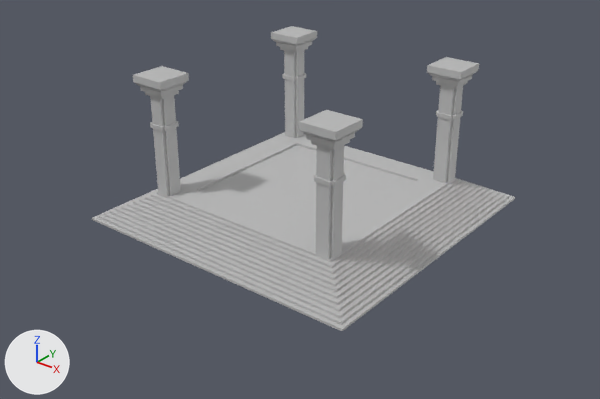
A saved change to the FBX model PROJ/Assets/Art/Meshes/GridPlatforms/SM_GridPlatform_Stairs1.fbx.
Both versions are drawn from a 50 mm lens placed at (44.5, -57.0, 36.1), pointed at (0.8, -2.4, 2.2). The axes (+X, +Y, +Z) are drawn at lower left. The lights are the same throughout. Where no turn or scale is listed for an object, it has been applied to the vertices.

The first picture shows 'Pillar_Hat', 'Pillar_Hat.001', 'Pillar_Hat.002', 'Pillar_Hat.003', 'Pillar_Square11', 'Pillar_Square11.001', 'Pillar_Square11.002', 'Pillar_Square11.003', 'Platform'.
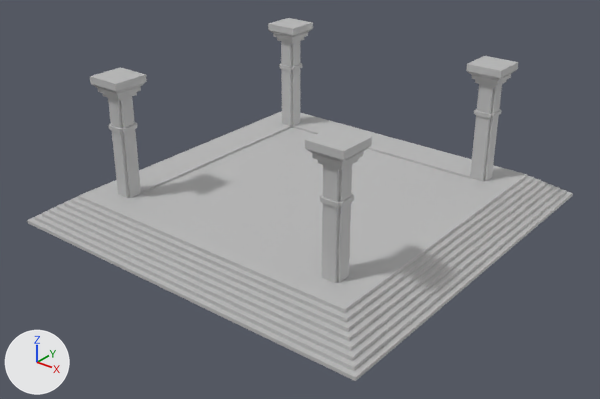
ob_pillar1 is not drawn itself; it is the parent of ob_pillar_square11, ob_pillar_hat.
ob_pillar2 is not drawn itself; it is the parent of ob_pillar_hat_001, ob_pillar_square11_001.

Where the newer file only moved an object's origin or applied its transform, the numbers keep the older frame.

Where the change shows, as pixel boxes (x1, y1, x2, y2) in the pictures (600 x 399 px; the box of a moved part takes in the faces that stretch with it):
'Platform', mesh rescaled, reshaped, moved (29% wider, 36% taller): before (92, 132, 515, 331); after (27, 111, 573, 381)
'Pillar_Square11.001', reshaped, moved, turned: before (150, 95, 181, 196); after (108, 97, 141, 198)
'Pillar_Square11.002', mesh moved: before (314, 145, 346, 259); after (320, 165, 354, 283)
'Pillar_Square11.003', mesh moved: before (433, 85, 463, 183); after (470, 84, 502, 181)
'Pillar_Hat.002', mesh moved: before (299, 110, 363, 150); after (305, 126, 372, 170)
'Pillar_Hat.001', moved, turned: before (133, 66, 189, 99); after (90, 67, 147, 101)
'Pillar_Hat.003', mesh moved: before (427, 57, 479, 89); after (466, 56, 518, 87)
'Pillar_Square11', moved: before (282, 50, 306, 138); after (279, 41, 302, 126)
'Pillar_Hat', moved: before (271, 26, 317, 53); after (268, 18, 313, 43)
part 2 of me_mesh, moved or reshaped (not visible afterwards): before (92, 132, 515, 331)

The change in detail:
me_mesh_009 has 24 vertices, 22 faces and spans x -1.72..1.72, y -1.72..1.72, z 0.0..1.84.
me_mesh_009 is used by ob_pillar_hat_003; location (9.33, 9.35, 12.18).
me_mesh_009 part 3: the whole mesh is moved by (2.62, 2.62, 0.0).
me_mesh_008 has 72 vertices, 70 faces and spans x 8.34..10.35, y 8.34..10.35, z 0.0..9.59.
me_mesh_008 is used by ob_pillar_square11_003; location (0.0, 0.0, 2.59).
me_mesh_008 part 1: the whole mesh is moved by (2.62, 2.62, 0.0).
me_mesh_006 has 72 vertices, 70 faces and spans x 8.34..10.35, y -10.35..-8.34, z 0.0..9.59.
me_mesh_006 is used by ob_pillar_square11_002; location (0.0, 0.0, 2.59).
me_mesh_006 part 4: the whole mesh is moved by (2.62, -2.62, 0.0).
me_mesh_007 has 24 vertices, 22 faces and spans x -1.72..1.72, y -1.72..1.72, z 0.0..1.84.
me_mesh_007 is used by ob_pillar_hat_002; location (9.35, -9.33, 12.18).
me_mesh_007 part 5: the whole mesh is moved by (2.62, -2.62, 0.0).
Mesh me_mesh_001_1 is new.
It has 108 vertices, 106 faces and spans x -1879.0..1879.0, y 0.0..259.0, z -1879.0..1879.0.
It uses material mat_standardsurface42 (grey #bcbcbc).
Mesh me_mesh_006_1 is new.
It has 72 vertices, 70 faces and spans x -1035.0..-834.0, y 0.0..959.0, z 834.0..1035.0.
It uses material mat_standardsurface42 (grey #bcbcbc).
Object 'Pillar2' (ob_pillar2) turns from (0, 90, 0) to (0, 0, 0) degrees about x, y and z.
Object 'Pillar2' (ob_pillar2) moves from (0.0, 0.0, 0.0) to (-1134.0, 469.7, 1134.0).
Object 'Pillar_Square11' (ob_pillar_square11) moves from (0.0, 469.7, 0.0) to (872.1, 0.0, 872.1).
Object 'Pillar_Hat.001' (ob_pillar_hat_001) moves from (-935.1, 1428.0, -933.4) to (-61.28, 958.7, 63.03).
Object 'Pillar1' (ob_pillar1) moves from (0.0, 0.0, 0.0) to (-1134.0, 469.7, -1134.0).
Object 'Pillar_Hat' (ob_pillar_hat) moves from (-935.1, 1428.0, -933.4) to (-63.03, 958.7, -61.28).
Object 'Platform' (ob_platform) now shows me_mesh_001_1 instead of me_mesh.
Object 'Platform' (ob_platform) moves from (0.0, 259.3, 0.0) to (0.0, 0.00647, 0.0).
Object 'Pillar_Square11.001' (ob_pillar_square11_001) now shows me_mesh_006_1 instead of me_mesh_004.
Object 'Pillar_Square11.001' (ob_pillar_square11_001) moves from (0.0, 469.7, 0.0) to (872.1, 0.0, -872.1).
